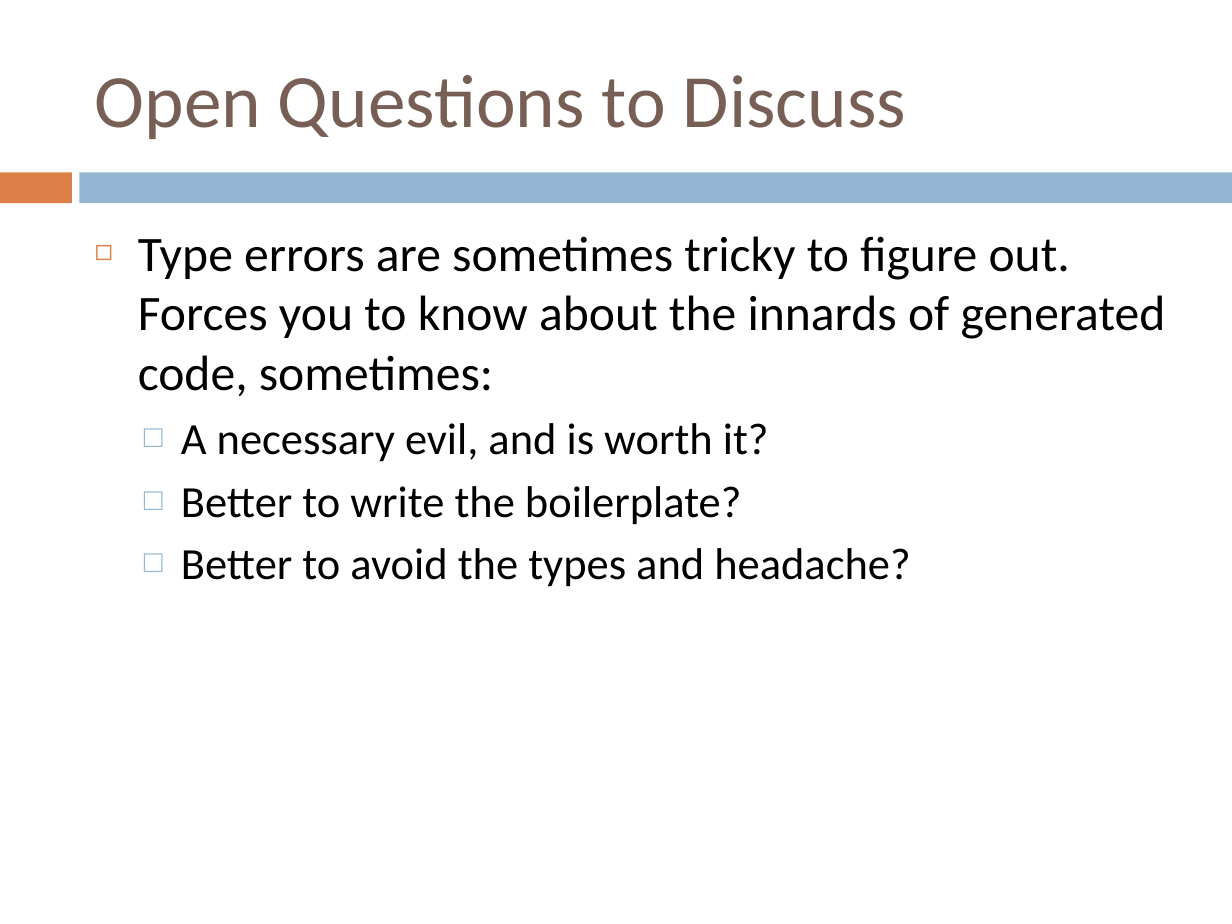
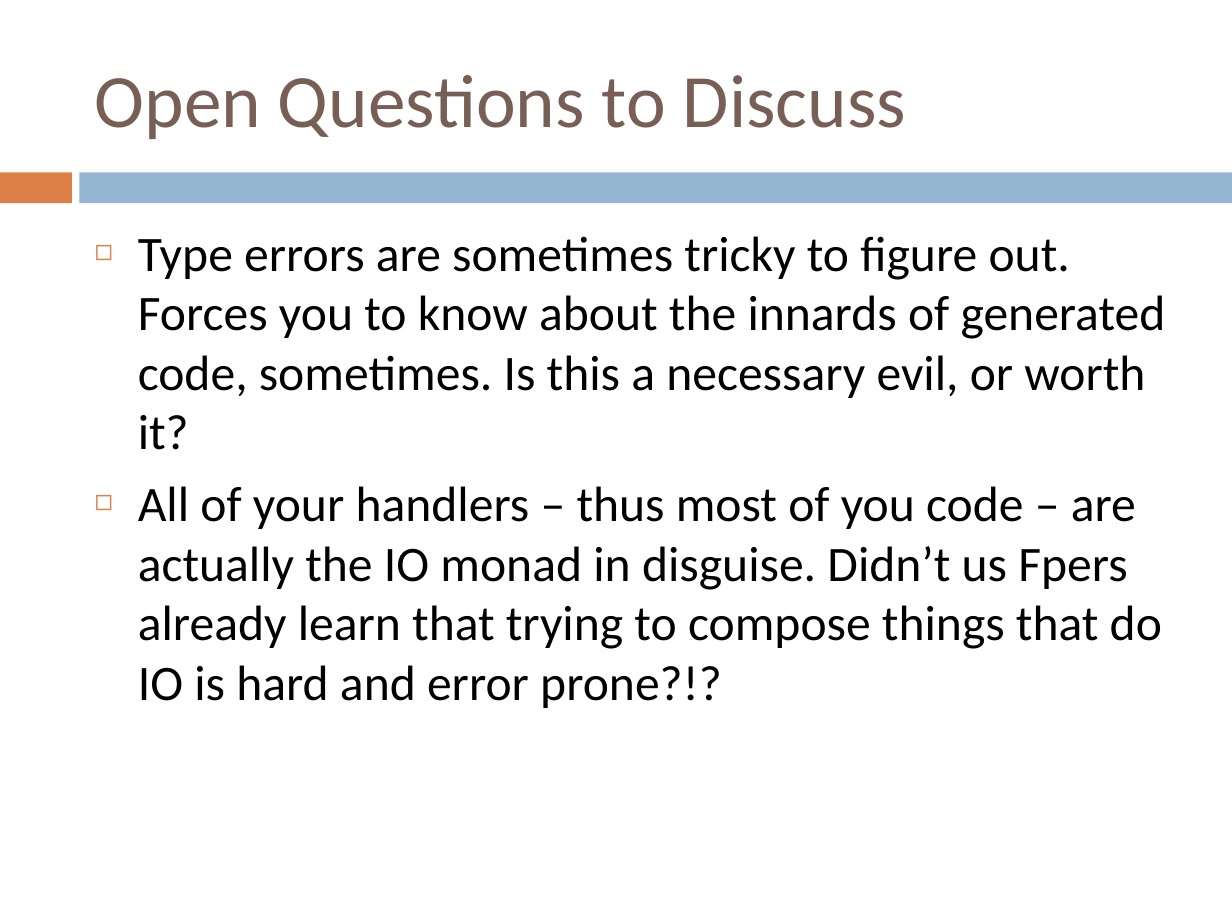
Before and after one commit to benkolera/talk-yesod, a slide deck: slide 60 of TypeSafeWebDevWithYesodAndHaskell.pptx (slide 52 before the commit). Drawn at 1232x924 pixels with LibreOffice and Linux fonts; fonts in the diff are those of the drawing. Boxes give left, top, right and bottom in pixels: in the first picture for what was removed or moved away, otherwise in the second. Text is boxed around its words. In the diff, an @@ line names an element or a change of style, - is before the commit and + after.

```diff
--- a/TypeSafeWebDevWithYesodAndHaskell.pptx
+++ b/TypeSafeWebDevWithYesodAndHaskell.pptx
@@ text at (x1=138, y1=236, x2=1166, y2=708): text changed @@
-◻ Type errors are sometimes tricky to figure out. Forces you to know about the innards of generated code, sometimes:
-  □ A necessary evil, and is worth it?
-  □ Better to write the boilerplate?
-  □ Better to avoid the types and headache?
+◻ Type errors are sometimes tricky to figure out. Forces you to know about the innards of generated code, sometimes. Is this a necessary evil, or worth it?
+◻ All of your handlers – thus most of you code – are actually the IO monad in disguise. Didn’t us Fpers already learn that trying to compose things that do IO is hard and error prone?!?
```
Also in this commit, not shown: 2 other slides changed, 9 slides added, 2 slides removed, 2 other files.
